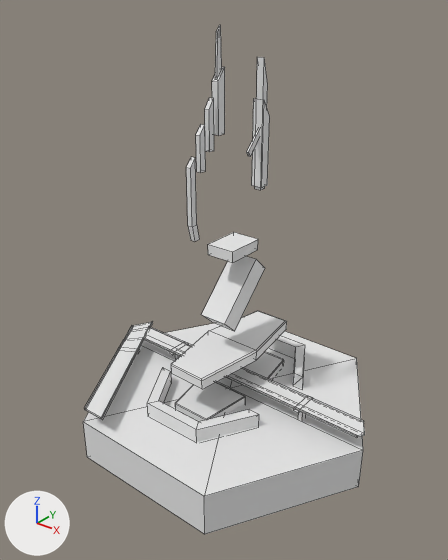
The OBJ model assets/hub/hubplatform.obj as it was, and as the next commit left it.
Before and after are seen from a 50 mm camera at (1006.0, -1291.0, 1308.0) aimed at (5.0, -40.0, 532.0). The lights are fixed; the arrows at lower left show +X, +Y and +Z. Mesh edges are drawn as thin lines. Where no turn or scale is listed for an object, it has been applied to the vertices.

Names of what the first picture shows: 'hubplatform'.
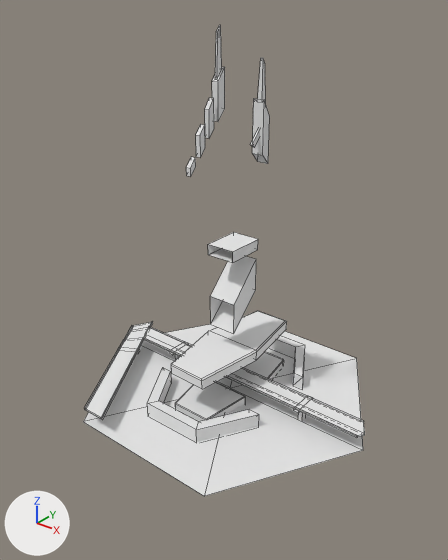
Changed parts and their boxes [x1, y1, x2, y2] in the pictures (448 x 560 px):
```json
{"object": "hubplatform", "change": "reshaped", "before": [83, 25, 365, 534], "after": [83, 25, 365, 496], "on screen": "7% shorter"}
{"part": 1, "of": "me_hubplatform", "change": "deleted", "before": [83, 422, 363, 534]}
{"part": 2, "of": "me_hubplatform", "change": "cut back", "before": [186, 57, 270, 331], "after": [186, 58, 270, 334]}
```

Scene script edits in JSON lines:
```json
{"block": "me_hubplatform", "where": "# used by ob_hubplatform; location = (0.0, 0.0, 0.0)"}
{"op": "remove", "block": "me_hubplatform", "code": "me_hubplatform.from_pydata(...)  # 332 vertices, 285 faces; spans x -468.0..468.0, y -405.0..405.0, z 0.0..1208.0"}
{"op": "add", "block": "me_hubplatform", "code": "me_hubplatform.from_pydata(...)  # 321 vertices, 258 faces; spans x -468.0..468.0, y -405.0..405.0, z 120.0..1208.0"}
{"block": "me_hubplatform", "change": "me_hubplatform part 1"}
{"block": "me_hubplatform", "change": "7 vertices are removed from x -468.0..468.0, y -405.0..405.0, z 0.0"}
{"block": "me_hubplatform", "change": "16 faces are deleted"}
{"block": "me_hubplatform", "change": "me_hubplatform part 2"}
{"block": "me_hubplatform", "change": "22 vertices are removed from x -47.0..42.0, y -168.0..147.0, z 373.0..1122.0"}
{"block": "me_hubplatform", "change": "28 faces are deleted"}
{"block": "me_hubplatform", "change": "20 vertices move from x -22.0..14.0, y -130.0..152.0, z 767.0..949.0 to x -22.0..14.0, y -130.0..152.0, z 831.0..1012.0"}
{"block": "me_hubplatform", "change": "18 vertices are added at x -47.0..42.0, y -168.0..147.0, z 366.0..1119.0"}
{"block": "me_hubplatform", "change": "17 new faces join them"}
```
